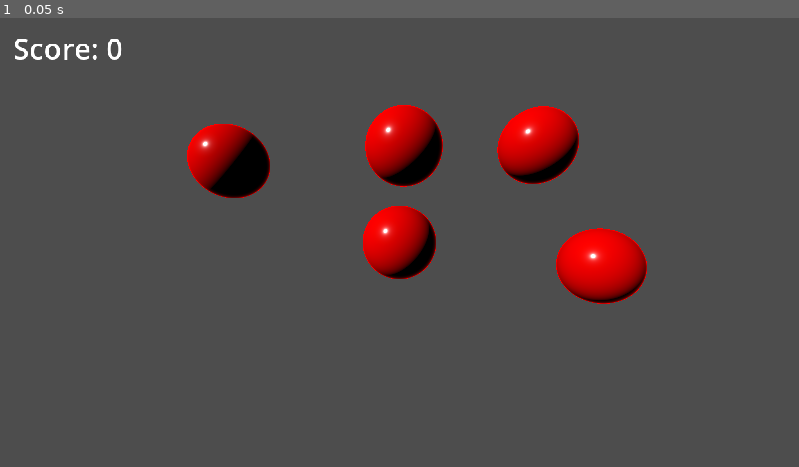
Above: before the commit, frame 1.
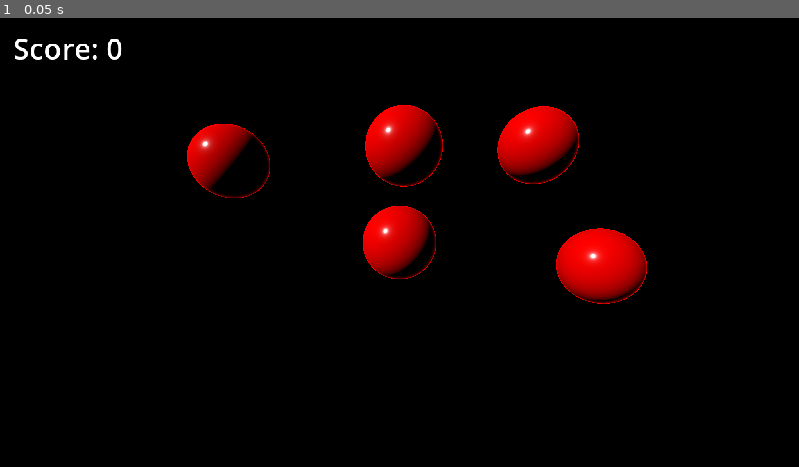
Above: after the commit, the same moment.

Repository: RaspberryProgramming/GodotPortfolio
Game: Godot game, scene res://Balloon Popper/BaloonPopper.tscn
Two runs of this game, one before a commit and one after it. Both use one fixed random seed, a clock stepped at 60 frames per second and the inputs below.
Inputs:
- Up to frame 1 (0.05 s): no input

The runs differ from the first frame. In frame 1, 93% of the frame differs, in the area x 0-100%, y 0-100%.

Commit message:
Loops - Lesson 13

Diff:
--- a/Courses/Godot 4 Mini-Projects/Loops/Loops.gd
+++ b/Courses/Godot 4 Mini-Projects/Loops/Loops.gd
@@ -1,8 +1,17 @@
 extends Node2D
 
+@export var spawn_count : int = 200
+var star_scene = preload("res://Loops/Star.tscn")
+
 func _ready():
-  var score:int = 0
-  for i in 10:
-    score += 5
+  for i in spawn_count:
+    var star = star_scene.instantiate()
 
-  print(score)
+    add_child(star)
+
+    star.position.x = randi_range(-280, 280)
+    star.position.y = randi_range(-150, 150)
+
+    var star_size: float = randf_range(0.5, 1.0)
+    star.scale.x = star_size
+    star.scale.y = star_size
--- a/Courses/Godot 4 Mini-Projects/Loops/Loops.tscn
+++ b/Courses/Godot 4 Mini-Projects/Loops/Loops.tscn
@@ -4,3 +4,6 @@
 
 [node name="Main" type="Node2D"]
 script = ExtResource("1_jyoy3")
+
+[node name="Camera2D" type="Camera2D" parent="."]
+zoom = Vector2(2, 2)
--- /dev/null
+++ b/Courses/Godot 4 Mini-Projects/Loops/Star.tscn
@@ -0,0 +1,6 @@
+[gd_scene load_steps=2 format=3 uid="uid://b6e4x4avsvdsm"]
+
+[ext_resource type="Texture2D" uid="uid://t3l0aaaddak5" path="res://Assets/Star.png" id="1_xa05u"]
+
+[node name="Star" type="Sprite2D"]
+texture = ExtResource("1_xa05u")
--- a/Courses/Godot 4 Mini-Projects/project.godot
+++ b/Courses/Godot 4 Mini-Projects/project.godot
@@ -22,3 +22,4 @@
 [rendering]
 
 textures/canvas_textures/default_texture_filter=0
+environment/defaults/default_clear_color=Color(0, 0, 0, 1)
